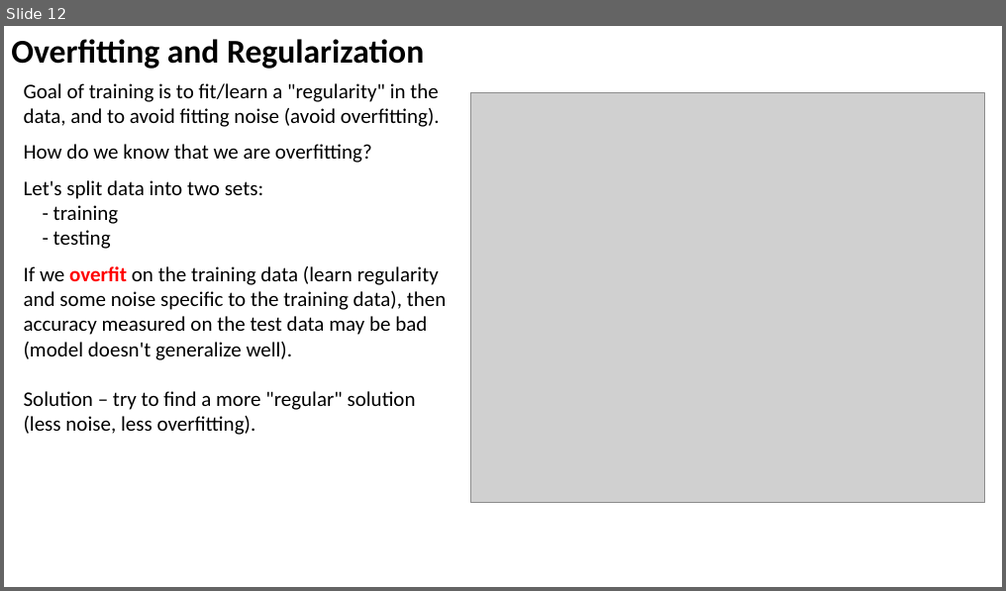
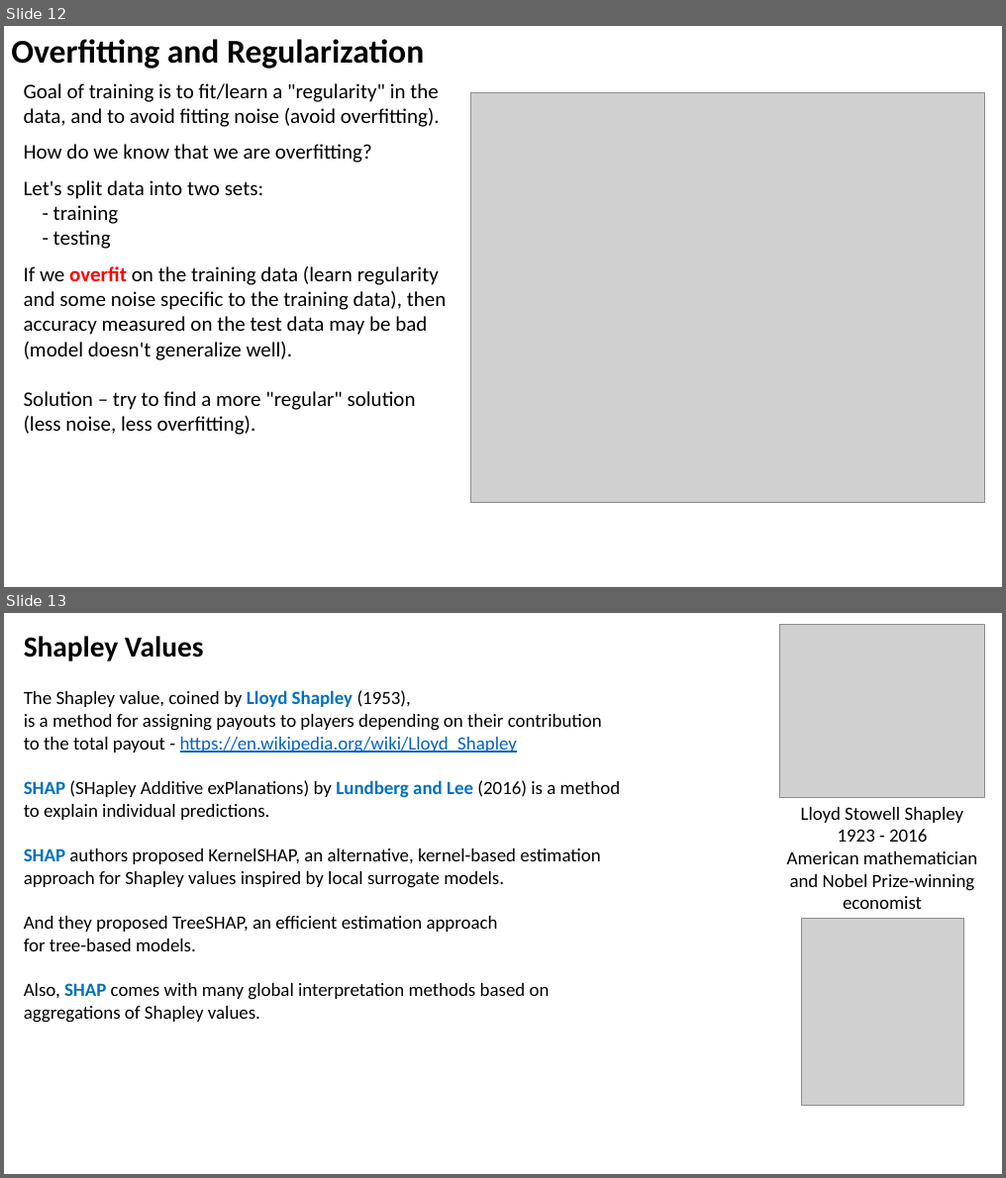
Before and after one commit to lselector/ml_ai_doc, a slide deck: Model_evaluation.pptx. Shown one above the other, each under a label of ours: slide 12 before the commit, slides 12 and 13 after it. The pictures are 1006x591 and 1006x1178 pixels, drawn with LibreOffice and Linux fonts; fonts in the diff are those of the drawing; grey boxes stand for pictures. Boxes give left, top, right and bottom in pixels: in the first picture for what was removed or moved away, otherwise in the second. Text is boxed around its words. In the diff, an @@ line names an element or a change of style, - is before the commit and + after.

```diff
--- a/Model_evaluation.pptx
+++ b/Model_evaluation.pptx
@@ slide 13 added at bbox=[4, 613, 1002, 1174], background #FFFFFF @@
@@ text added at bbox=[24, 636, 204, 662], 28 pt, text #000000, bold @@
+Shapley Values
@@ picture added at bbox=[780, 624, 985, 798] @@
@@ text added at bbox=[24, 690, 621, 1023], 18 pt, text #000000 @@
+The Shapley value, coined by Lloyd Shapley (1953),
+is a method for assigning payouts to players depending on their contribution to the total payout - https://en.wikipedia.org/wiki/Lloyd_Shapley
+SHAP (SHapley Additive exPlanations) by Lundberg and Lee (2016) is a method to explain individual predictions.
+SHAP authors proposed KernelSHAP, an alternative, kernel-based estimation approach for Shapley values inspired by local surrogate models.
+And they proposed TreeSHAP, an efficient estimation approach
+for tree-based models.
+Also, SHAP comes with many global interpretation methods based on aggregations of Shapley values.
@@ text added at bbox=[787, 807, 977, 909], 18 pt, text #000000 @@
+Lloyd Stowell Shapley
+1923 - 2016
+American mathematician and Nobel Prize-winning economist
@@ picture added at bbox=[801, 919, 963, 1106] @@
```
Also in this commit, not shown: 4 other files.
